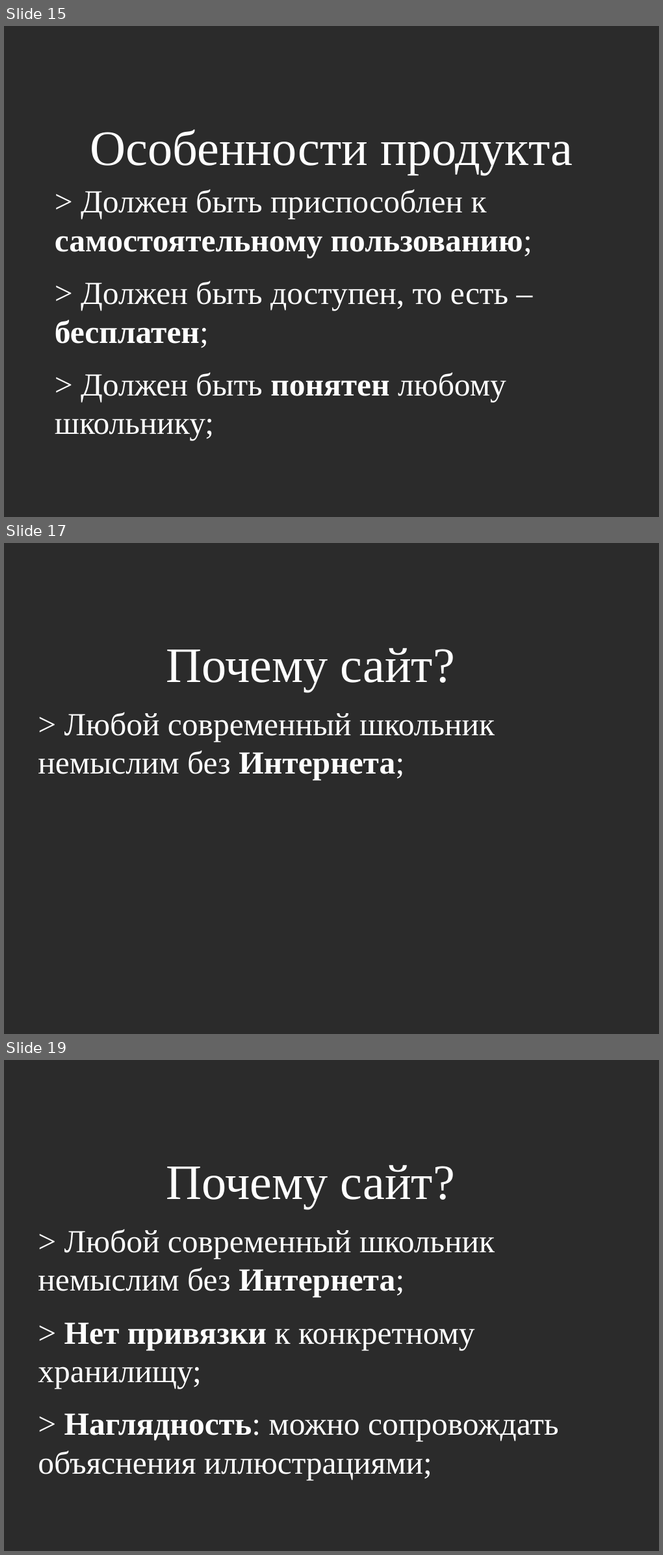
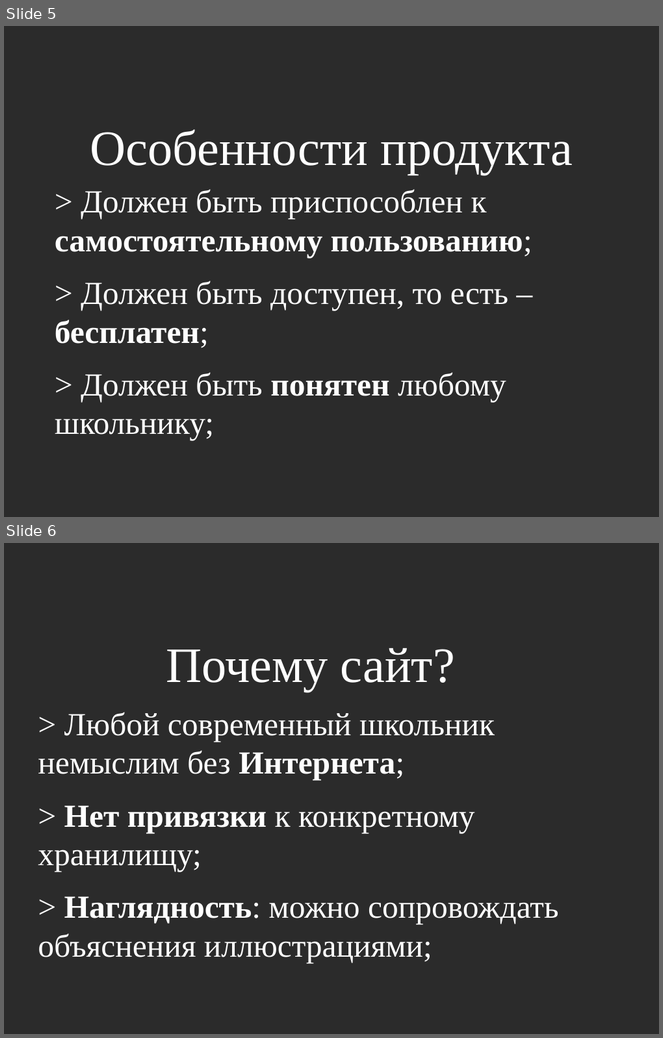
Before and after one commit to Mirovengil/school_project, a slide deck: project_page/Презентация/Шаблон.odp. Shown one above the other, each under a label of ours: slides 15, 17 and 19 before the commit, slides 5 and 6 after it; the slides between them are not shown. The pictures are 663x1555 and 663x1038 pixels, drawn with LibreOffice and Linux fonts; fonts in the diff are those of the drawing; background and template pictures are left out; a plain dark background stands for a picture behind light text. Boxes give left, top, right and bottom in pixels: in the first picture for what was removed or moved away, otherwise in the second. Text is boxed around its words. In the diff, an @@ line names an element or a change of style, - is before the commit and + after.

```diff
--- a/project_page/Презентация/Шаблон.odp
+++ b/project_page/Презентация/Шаблон.odp
@@ slide 17 removed at (x1=4, y1=543, x2=659, y2=1034), background picture (left out) @@
@@ title removed at (x1=166, y1=648, x2=455, y2=691) @@
-Почему сайт?
@@ text removed at (x1=38, y1=712, x2=495, y2=781) @@
-> Любой современный школьник немыслим без Интернета;
@@ what was slide 15 is now slide 5 @@
@@ what was slide 19 is now slide 6 @@
```
Also in this commit, not shown: 1 slide changed, 24 other slides removed, 7 other files.
